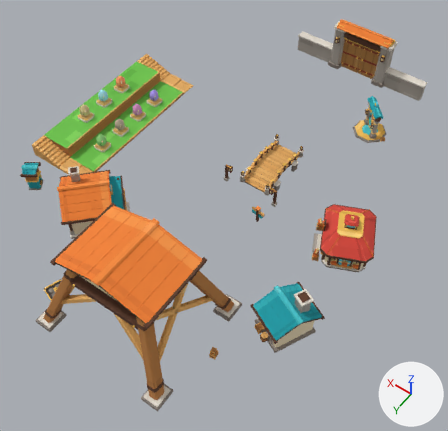
The glTF model surface-game-art/public/assets/pinewind/architecture.glb: old version first, new version second.
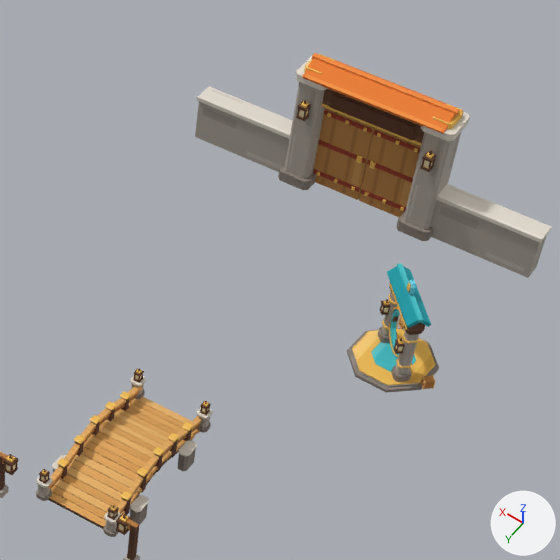
The first picture shows the older version from a camera (50 mm lens) standing at (-37.0, 30.1, 82.8) and looking at (0.5, -22.4, 0.3). The close-ups show the older and then the newer version on the part from 51% to 96% of the width and 0% to 47% of the height of that picture. Only the edits that show in the close-ups are written down. The axes (+X, +Y, +Z) are drawn at lower right. The lights are the same throughout. Where no turn or scale is listed for an object, it has been applied to the vertices. Vertices at exactly the same position are counted once.

Objects in the first close-up: 'Creek_Bridge_Mesh', 'Creek_Bridge_Rails_Mesh', 'Teleport_Station_Mesh', 'World_Gate_DoorL_Mesh', 'World_Gate_DoorR_Mesh', 'World_Gate_Mesh' and 2 more.
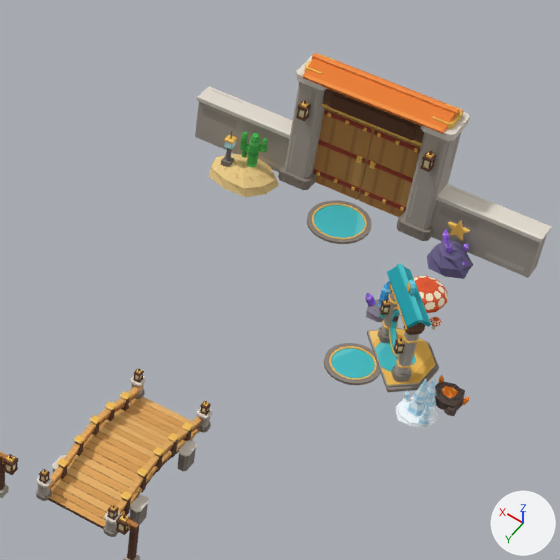
Where the newer file only moved an object's origin or applied its transform, the numbers keep the older frame.

Where the change shows, as pixel boxes [x1, y1, x2, y2] in the close-ups (560 x 560 px):
'World_Gate_Mesh', reshaped: before [195, 53, 551, 278]; after [195, 53, 551, 279]
'Teleport_Station_Mesh', reshaped (57% wider, 26% taller): before [347, 263, 439, 393]; after [324, 263, 469, 427]
part 1 of me_station_crate_body_mesh, added (cyan): after [331, 348, 375, 378]
part 2 of me_station_crate_body_mesh, deleted: before [398, 316, 435, 389]
part 3 of me_station_crate_body_mesh, built on (orange): after [365, 276, 448, 330]
part 4 of me_station_crate_body_mesh, reshaped: before [347, 328, 439, 393]; after [324, 328, 469, 427]
part 5 of me_gate_frieze_mesh, added (cyan): after [314, 205, 365, 238]
part 6 of me_gate_frieze_mesh, added: after [240, 144, 249, 152]
part 7 of me_gate_frieze_mesh, added: after [221, 156, 235, 167]
part 8 of me_gate_frieze_mesh, added: after [225, 148, 232, 161]
part 9 of me_gate_frieze_mesh, added: after [224, 141, 236, 149]
part 10 of me_gate_frieze_mesh, added: after [224, 134, 237, 144]
part 11 of me_gate_frieze_mesh, added (beige): after [209, 132, 372, 244]
part 12 of me_gate_frieze_mesh, added (purple): after [427, 219, 473, 279]

The change, as a list of edits to the scene's bpy script:
```text
Change me_station_crate_body_mesh:
    used by ob_teleport_station_mesh; location = (-9.19, -58.23, 0.73)
    remove me_station_crate_body_mesh.from_pydata(...)  # 1112 vertices, 1980 faces; spans x -4.43..2.16, y -0.5..6.21, z -0.73..6.47
    add me_station_crate_body_mesh.from_pydata(...)  # 1784 vertices, 3292 faces; spans x -6.88..3.43, y -3.19..7.96, z -0.83..6.47
    me_station_crate_body_mesh part 1: a new loose piece, a 24-sided cylinder along z spanning x -0.26..2.81, y 3.56..6.63, z -0.79..-0.66, in mat_architecture_pixel_atlas_opaque (picture img_architecture_atlas)
    me_station_crate_body_mesh part 2: 17 loose pieces with 152 vertices, spanning x -4.43..0.5, y -0.5..4.9, z -0.33..0.33, are deleted
    me_station_crate_body_mesh part 3: 16 vertices removed from x -0.49..0.44, y -0.44..0.44, z -0.33..0.33; 418 vertices added at x -2.03..3.43, y -3.19..0.51, z -0.83..2.59
    me_station_crate_body_mesh part 4: 28 vertices removed from x -4.37..2.16, y 1.87..6.21, z -0.73..0.31; 402 vertices added at x -6.88..3.25, y 1.79..7.96, z -0.83..2.47
Change me_gate_frieze_mesh:
    used by ob_world_gate_mesh; location = (0.0, -69.0, 9.05)
    remove me_gate_frieze_mesh.from_pydata(...)  # 360 vertices, 572 faces; spans x -14.1..14.1, y -1.6..1.9, z -9.0..1.3
    add me_gate_frieze_mesh.from_pydata(...)  # 888 vertices, 1552 faces; spans x -14.1..14.1, y -1.6..5.6, z -9.4..1.3
    me_gate_frieze_mesh part 5: a new loose piece, a 24-sided cylinder along z spanning x -1.94..1.94, y 1.26..5.14, z -9.11..-8.98, in mat_architecture_pixel_atlas_opaque (picture img_architecture_atlas)
    me_gate_frieze_mesh part 6: a new loose piece, a box spanning x 8.37..9.18, y 2.04..2.46, z -6.99..-6.58, in mat_architecture_pixel_atlas_opaque (picture img_architecture_atlas)
    me_gate_frieze_mesh part 7: a new loose piece, a box spanning x 9.48..10.23, y 2.53..3.28, z -8.35..-7.95, in mat_architecture_pixel_atlas_opaque (picture img_architecture_atlas)
    me_gate_frieze_mesh part 8: a new loose piece, a box spanning x 9.71..9.99, y 2.76..3.04, z -8.0..-6.7, in mat_architecture_pixel_atlas_opaque (picture img_architecture_atlas)
    me_gate_frieze_mesh part 9: a new loose piece, a box spanning x 9.55..10.15, y 2.6..3.2, z -6.72..-6.17, in mat_architecture_pixel_atlas_opaque (picture img_architecture_atlas)
    me_gate_frieze_mesh part 10: a new loose piece, a box spanning x 9.5..10.2, y 2.55..3.25, z -6.18..-6.02, in mat_architecture_pixel_atlas_opaque (picture img_architecture_atlas)
    me_gate_frieze_mesh part 11: 324 vertices added at x -2.4..11.4, y 0.1..5.6, z -9.4..-5.4
    me_gate_frieze_mesh part 12: 100 vertices added at x -10.3..-6.9, y 0.9..3.8, z -9.4..-5.2
    other edits to the shape of me_gate_frieze_mesh do not show in these pictures
```
